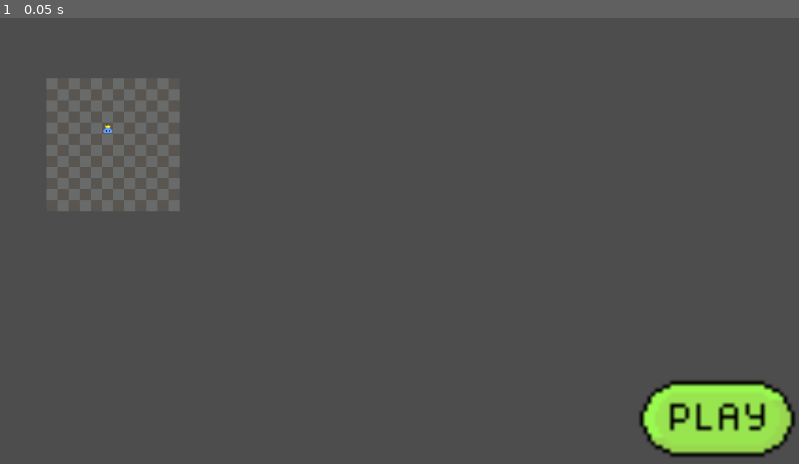
Above: before the commit, frame 1.
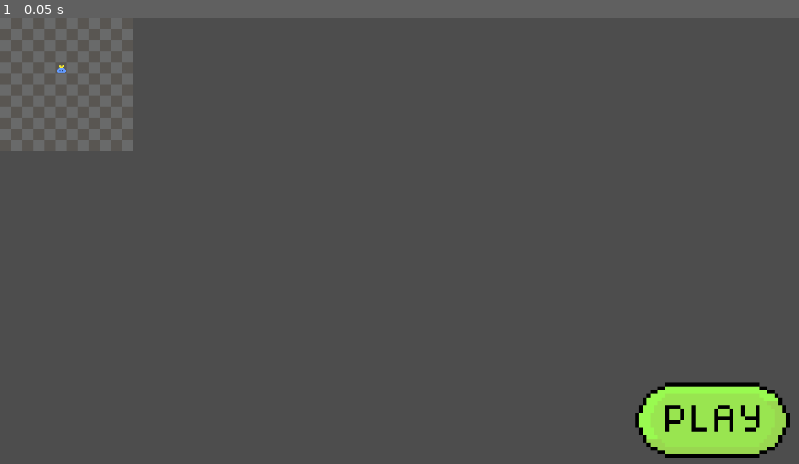
Above: after the commit, the same moment.

Repository: namuuu/GodotFirstTest
Game: Godot game, scene res://Scenes/test.tscn
The game is run twice, just before and just after one commit, with the same random seed, the same clock (stepped at 60 frames per second) and the same inputs.
Inputs:
- Up to frame 1 (0.05 s): no input

The runs differ from the first frame. In frame 1, 4.3% of the frame differs, in the area x 0-100%, y 0-99%.

Commit message:
feat: jsp ce que je faisais 💃

Diff:
--- a/Scenes/test.tscn
+++ b/Scenes/test.tscn
@@ -20,13 +20,13 @@
 metadata/LevelOrigin = Vector2(0, 0)
 
 [node name="TileMap" type="TileMap" parent="."]
-position = Vector2(83, 167)
+position = Vector2(16, 80)
 tile_set = SubResource("TileSet_35xla")
 format = 2
 layer_0/tile_data = PackedInt32Array(0, 0, 0, -1, 0, 0, 65535, 65536, 0, -65536, 65536, 0, -65535, 0, 0, 1, 65536, 0, - …(2198 unchanged characters)…
 
 [node name="CharacterBody2D" parent="." instance=ExtResource("2_qc4db")]
-position = Vector2(156, 160)
+position = Vector2(89, 73)
 motion_mode = 1
 up_direction = Vector2(0, 1)
 script = ExtResource("4_ys1qc")
--- a/Scripts/GlobalScript.gd
+++ b/Scripts/GlobalScript.gd
@@ -1,7 +1,7 @@
 extends Node
 
 var isReadyToAdvance: Dictionary = {
-	#isPlayerReady = false,
+	isPlayerReady = false,
 	hasBufferedTimerCooldown = true
 };
 
@@ -34,7 +34,7 @@
 	advance = true
 
 	isReadyToAdvance = {
-		#isPlayerReady = false,
+		isPlayerReady = true,
 		hasBufferedTimerCooldown = false
 	};
 
--- /dev/null
+++ b/Scripts/UIButtonScript.gd
@@ -0,0 +1,4 @@
+extends TextureButton
+
+func _on_button_down() -> void:
+	Global.isReadyToAdvance.set("isPlayerReady", true)
--- a/UI/GameUI.tscn
+++ b/UI/GameUI.tscn
@@ -1,16 +1,22 @@
-[gd_scene load_steps=2 format=3 uid="uid://cwfybatvyuqci"]
+[gd_scene load_steps=3 format=3 uid="uid://cwfybatvyuqci"]
 
 [ext_resource type="Texture2D" uid="uid://c40mp3meveyx8" path="res://Assets/play.png" id="1_ltpa0"]
+[ext_resource type="Script" uid="uid://c5o2ktwy3d626" path="res://Scripts/UIButtonScript.gd" id="2_lwtm8"]
 
 [node name="GameUi" type="Control"]
 layout_mode = 3
 anchors_preset = 15
 anchor_right = 1.0
 anchor_bottom = 1.0
+offset_left = -7.0
+offset_top = 2.0
+offset_right = -7.0
+offset_bottom = 2.0
 grow_horizontal = 2
 grow_vertical = 2
 
 [node name="TextureButton" type="TextureButton" parent="."]
+texture_filter = 1
 layout_mode = 0
 offset_left = 901.0
 offset_top = 486.0
@@ -18,3 +24,6 @@
 offset_bottom = 526.0
 scale = Vector2(5.44, 5.44)
 texture_normal = ExtResource("1_ltpa0")
+script = ExtResource("2_lwtm8")
+
+[connection signal="button_down" from="TextureButton" to="TextureButton" method="_on_button_down"]
Not shown: 1 places in Scenes/test.tscn that only renumber resources
Not shown, added: Scripts/UIButtonScript.gd.uid
